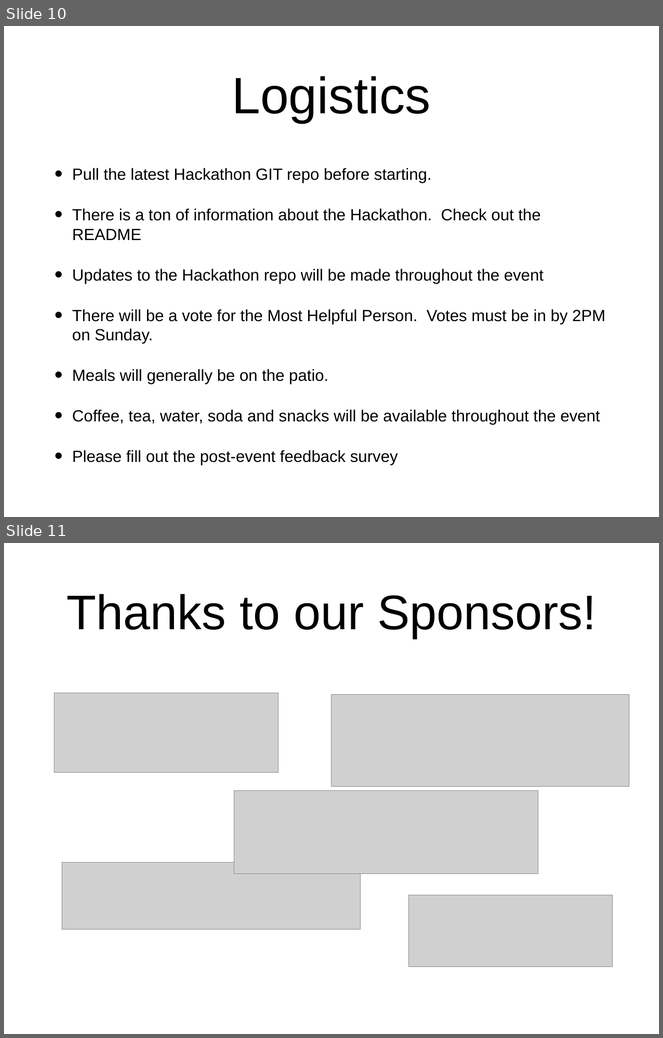
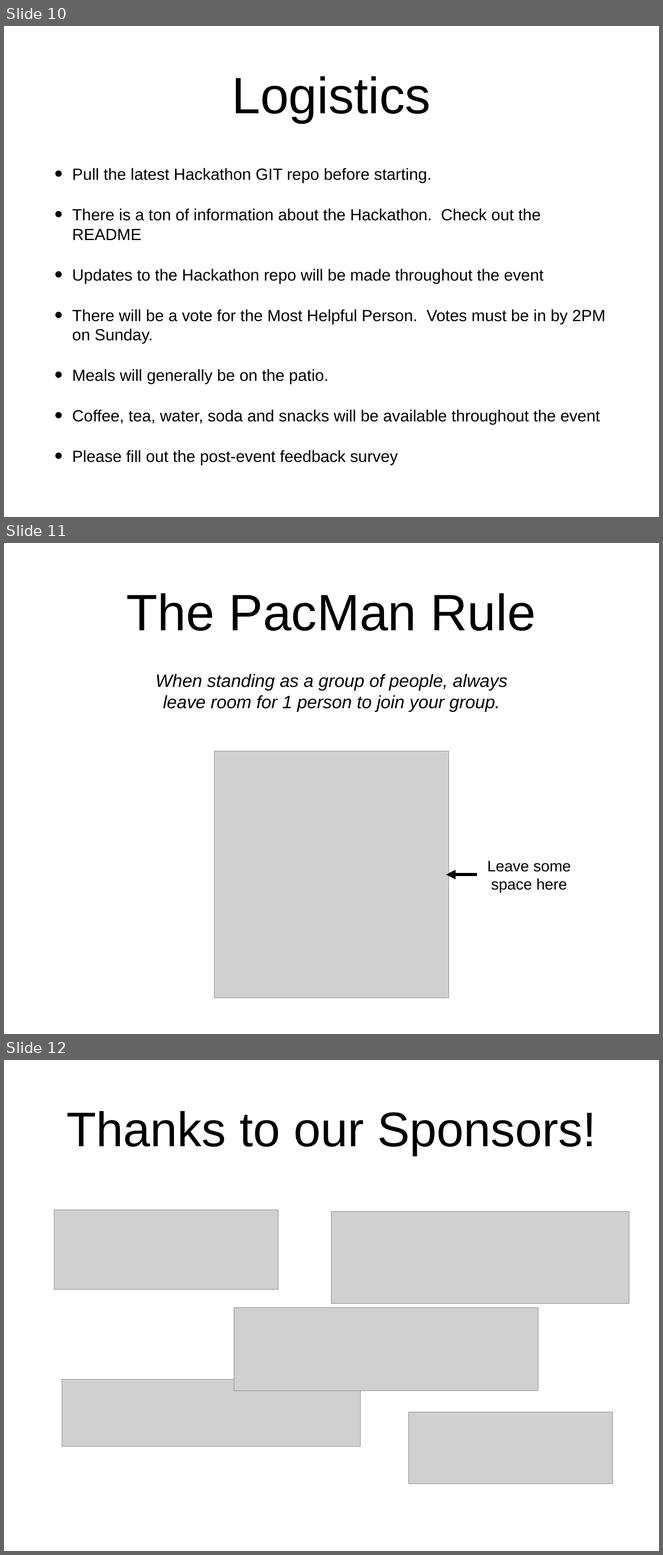
Before and after one commit to socalrug/hackathon-2019-05, a slide deck: admin/intro_slides/hackathon_intro_slides.pptx. Shown one above the other, each under a label of ours: slides 10 and 11 before the commit, slides 10, 11 and 12 after it. The pictures are 663x1038 and 663x1555 pixels, drawn with LibreOffice and Linux fonts; fonts in the diff are those of the drawing; grey boxes stand for pictures. Boxes give left, top, right and bottom in pixels: in the first picture for what was removed or moved away, otherwise in the second. Text is boxed around its words. In the diff, an @@ line names an element or a change of style, - is before the commit and + after.

Commit message:
Added pacman rule.

```diff
--- a/admin/intro_slides/hackathon_intro_slides.pptx
+++ b/admin/intro_slides/hackathon_intro_slides.pptx
@@ slide 11 added at (4,543,659,1034), background #FFFFFF @@
@@ title added at (127,593,536,631), 80 pt, text #000000 @@
+The PacMan Rule
@@ text added at (155,674,507,712), 28 pt, text #000000, italic @@
+When standing as a group of people, always leave room for 1 person to join your group.
@@ picture added at (215,752,449,998) @@
@@ text added at (488,861,571,893), 24 pt, text #000000 @@
+Leave some space here
@@ arrow added from (478, 875) to (447, 875), #000000 5 pt @@
@@ what was slide 11 is now slide 12 @@
```
Also in this commit, not shown: 1 slide changed, 2 other files.
